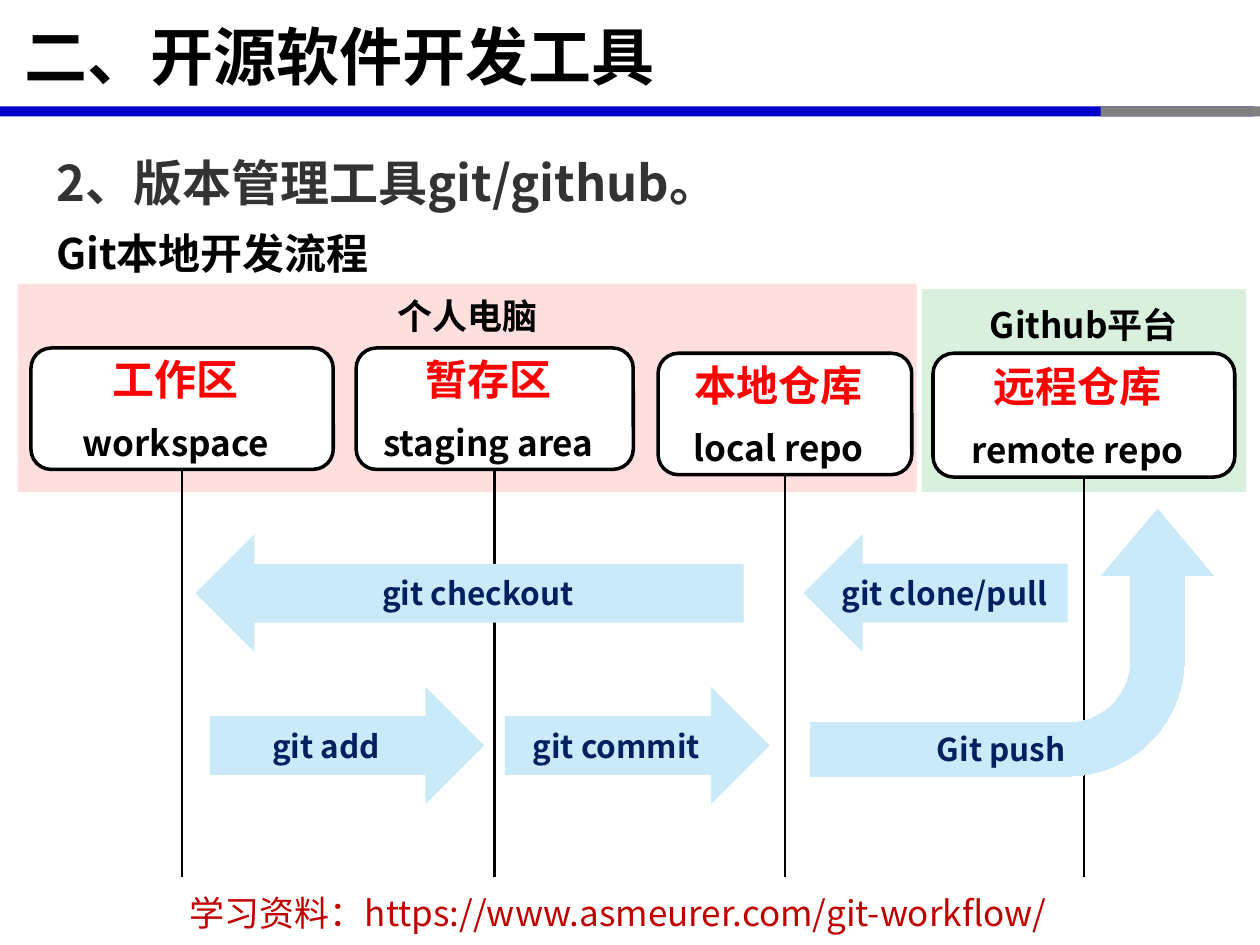
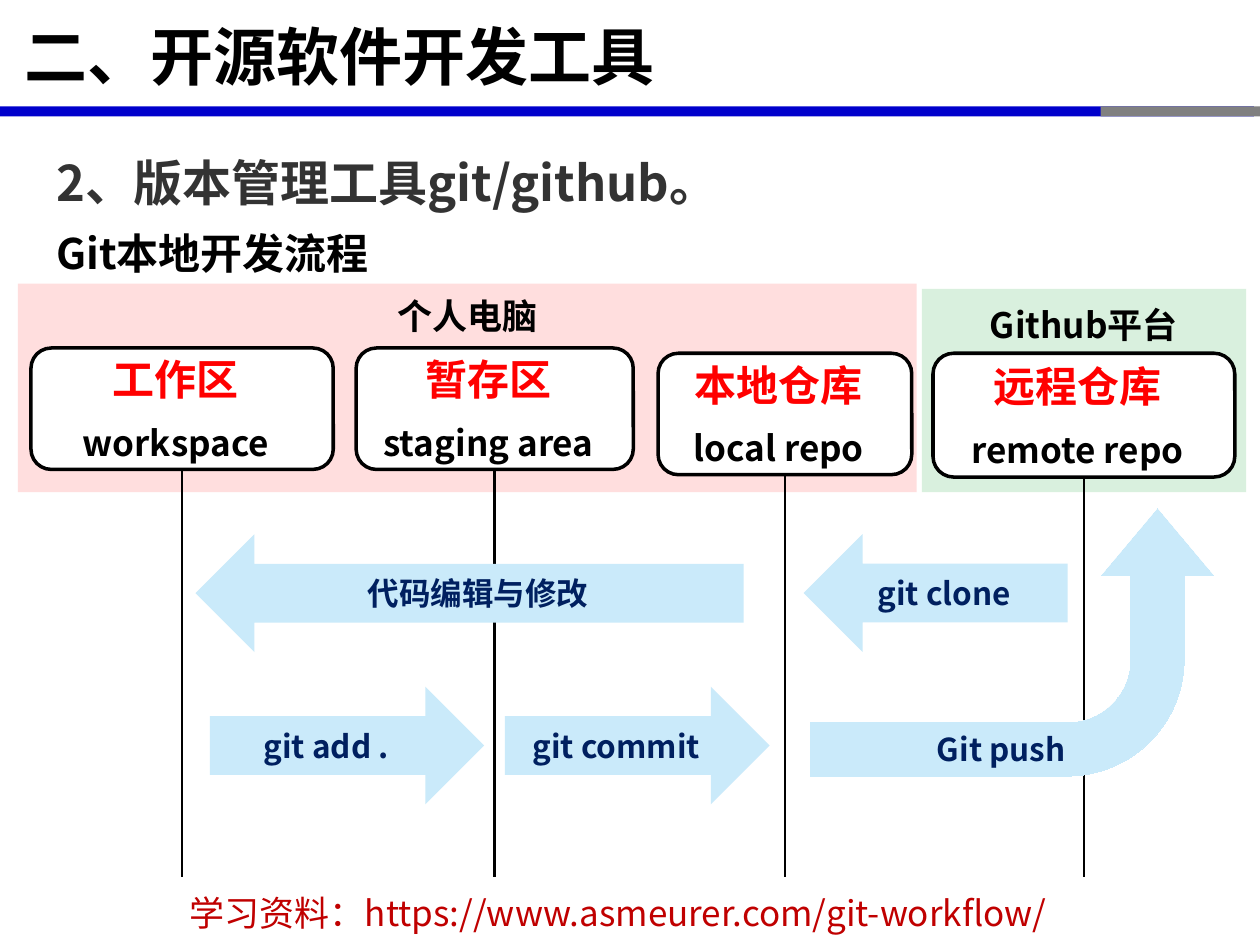
Before and after one commit to xinluo2018/open-source-gis-course, a slide deck: slide 19 of 第3章-开源GIS软件开发环境-6课时/第3章-开源GIS软件开发环境-Python开发环境配置-4学时.pptx. Drawn at 1260x945 pixels with LibreOffice and Linux fonts; fonts in the diff are those of the drawing. Boxes give left, top, right and bottom in pixels: in the first picture for what was removed or moved away, otherwise in the second. Text is boxed around its words. In the diff, an @@ line names an element or a change of style, - is before the commit and + after.

```diff
--- a/第3章-开源GIS软件开发环境-6课时/第3章-开源GIS软件开发环境-Python开发环境配置-4学时.pptx
+++ b/第3章-开源GIS软件开发环境-6课时/第3章-开源GIS软件开发环境-Python开发环境配置-4学时.pptx
@@ text in right arrow at (368, 578, 588, 608): text changed @@
-git checkout
+代码编辑与修改
@@ text in right arrow at (877, 579, 1011, 613): text changed @@
-git clone/pull
+git clone
@@ text in right arrow at (263, 732, 371, 766): text changed @@
-git add
+git add .
```
Also in this commit, not shown: 1 other slide changed.
